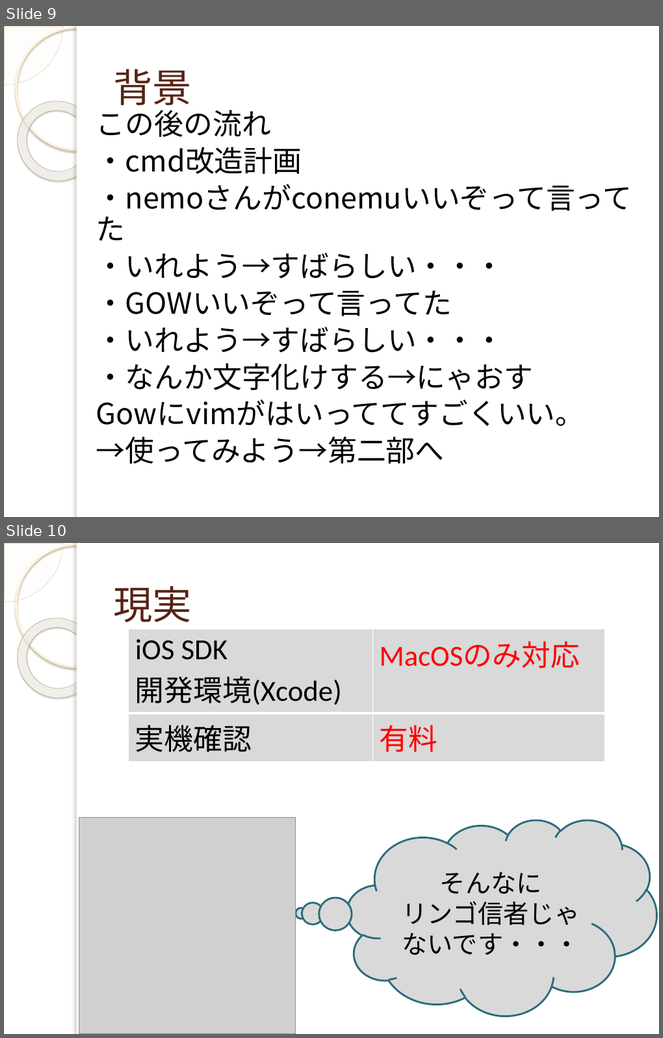
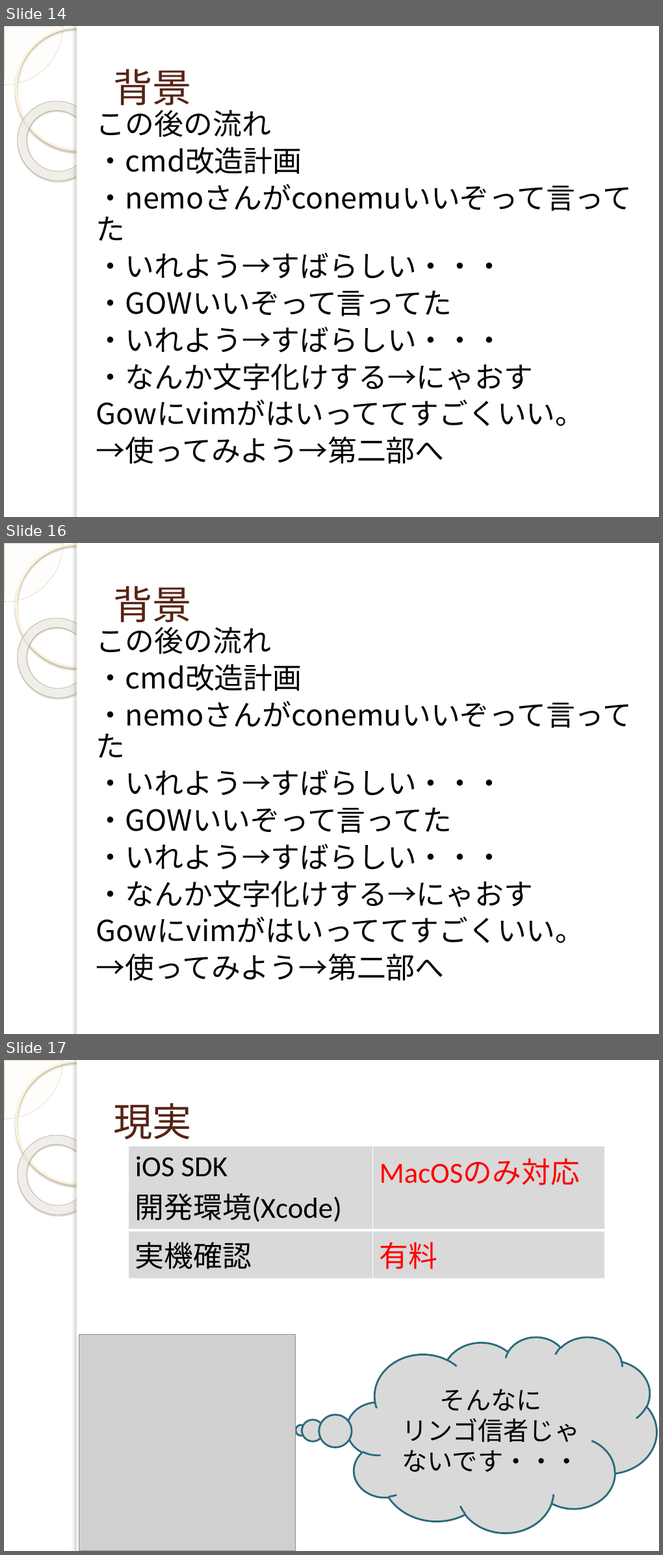
Before and after one commit to yuridonus/FEstudy, a slide deck: vimmer.pptx. Shown one above the other, each under a label of ours: slides 9 and 10 before the commit, slides 14, 16 and 17 after it; the slides between them are not shown. The pictures are 663x1038 and 663x1555 pixels, drawn with LibreOffice and Linux fonts; fonts in the diff are those of the drawing; grey boxes stand for pictures; background and template pictures are left out. Boxes give left, top, right and bottom in pixels: in the first picture for what was removed or moved away, otherwise in the second. Text is boxed around its words. In the diff, an @@ line names an element or a change of style, - is before the commit and + after.

```diff
--- a/vimmer.pptx
+++ b/vimmer.pptx
@@ slide 16 added at (x1=4, y1=543, x2=659, y2=1034), background picture (left out); not listed: 5 template elements that a slide beside it also shows @@
@@ title added at (x1=113, y1=586, x2=191, y2=629), 43 pt, text #572314 @@
+背景
@@ text added at (x1=96, y1=627, x2=632, y2=981), 32 pt, text #000000 @@
+この後の流れ
+・cmd改造計画
+・nemoさんがconemuいいぞって言ってた
+・いれよう→すばらしい・・・
+・GOWいいぞって言ってた
+・いれよう→すばらしい・・・
+・なんか文字化けする→にゃおす
+Gowにvimがはいっててすごくいい。
+→使ってみよう→第二部へ
@@ what was slide 9 is now slide 14 @@
@@ what was slide 10 is now slide 17 @@
```
Also in this commit, not shown: 2 slides changed, 8 other slides added, 2 other files.
